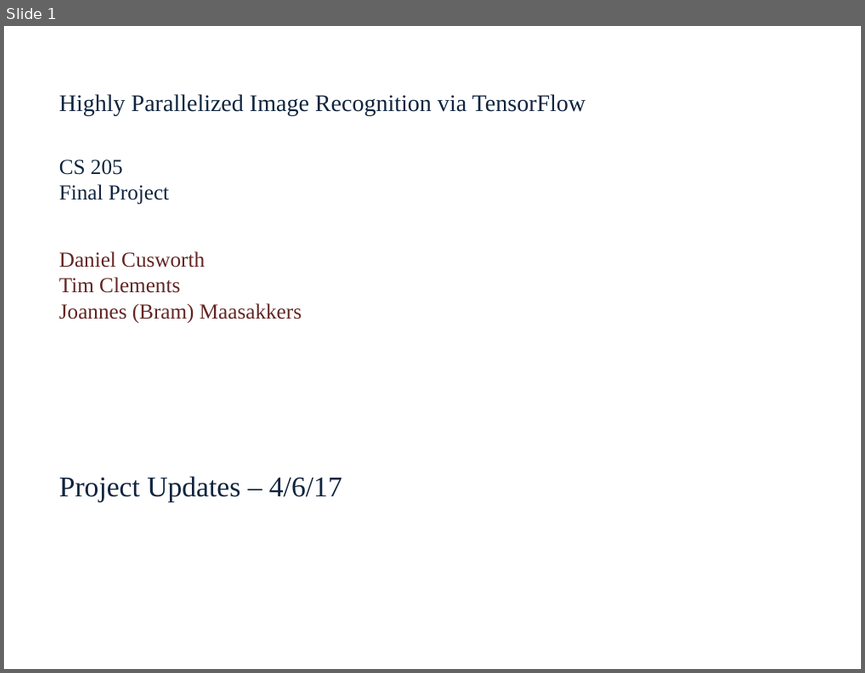
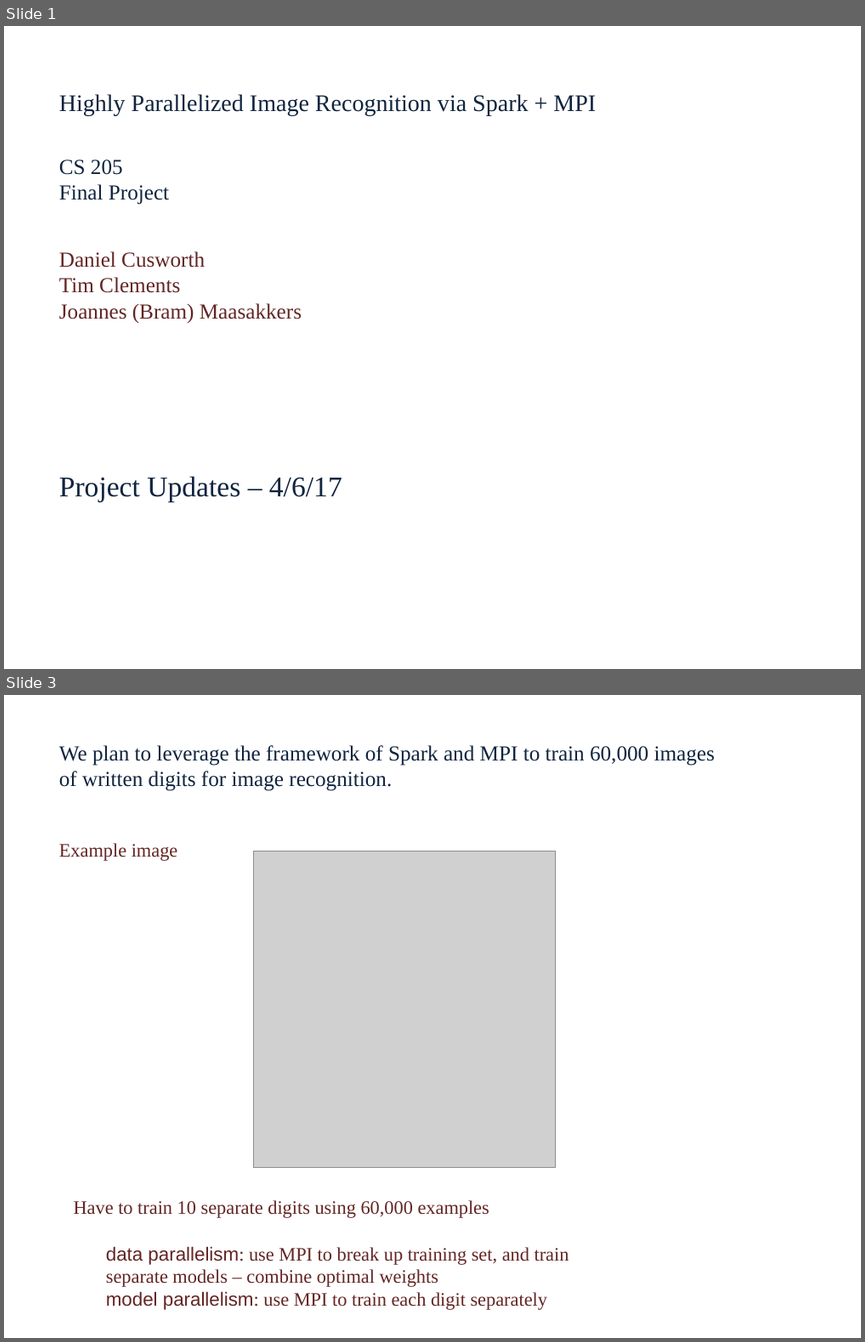
Before and after one commit to dcusworth/image_spark_mpi, a slide deck: benchmarks/Update_Rafa_1.pptx. Shown one above the other, each under a label of ours: slide 1 before the commit, slides 1 and 3 after it; the slides between them are not shown. The pictures are 865x673 and 865x1342 pixels, drawn with LibreOffice and Linux fonts; fonts in the diff are those of the drawing; grey boxes stand for pictures. Boxes give left, top, right and bottom in pixels: in the first picture for what was removed or moved away, otherwise in the second. Text is boxed around its words. In the diff, an @@ line names an element or a change of style, - is before the commit and + after.

```diff
--- a/benchmarks/Update_Rafa_1.pptx
+++ b/benchmarks/Update_Rafa_1.pptx
@@ slide 3 added at box(4, 695, 861, 1338), background #FFFFFF @@
@@ text added at box(59, 745, 715, 791), 18 pt, text #0F243E @@
+We plan to leverage the framework of Spark and MPI to train 60,000 images of written digits for image recognition.
@@ text added at box(59, 843, 178, 861), 16 pt, text #632523 @@
+Example image
@@ picture added at box(253, 851, 556, 1167) @@
@@ text added at box(74, 1200, 489, 1218), 16 pt, text #632523 @@
+Have to train 10 separate digits using 60,000 examples
@@ text added at box(106, 1246, 569, 1310), 16 pt, text #632523 @@
+data parallelism: use MPI to break up training set, and train separate models – combine optimal weights
+model parallelism: use MPI to train each digit separately
@@ slide 1 changed as well @@
@@ text at box(59, 94, 596, 115): text changed @@
-Highly Parallelized Image Recognition via TensorFlow
+Highly Parallelized Image Recognition via Spark + MPI
```
Also in this commit, not shown: 3 other slides added, 8 slides removed, 1 other file.
